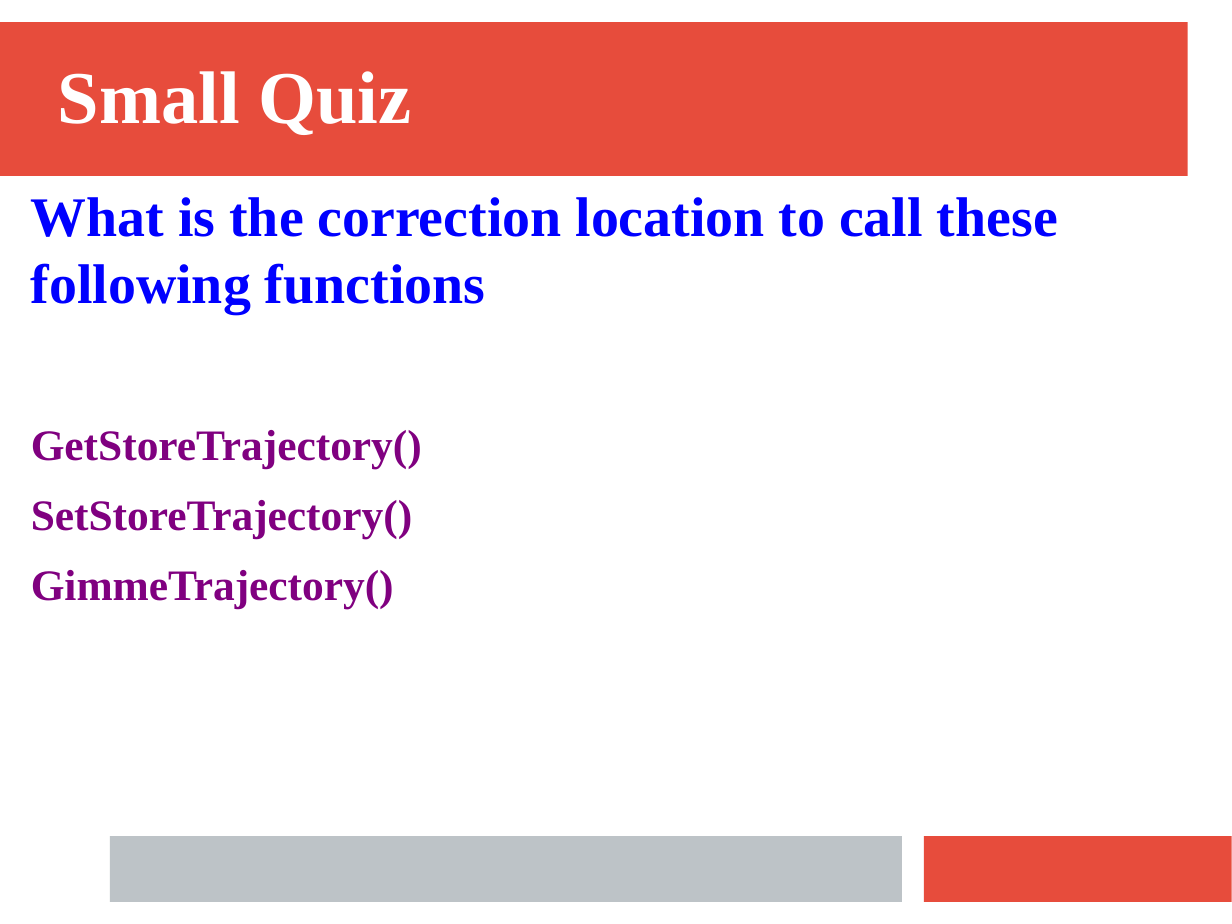
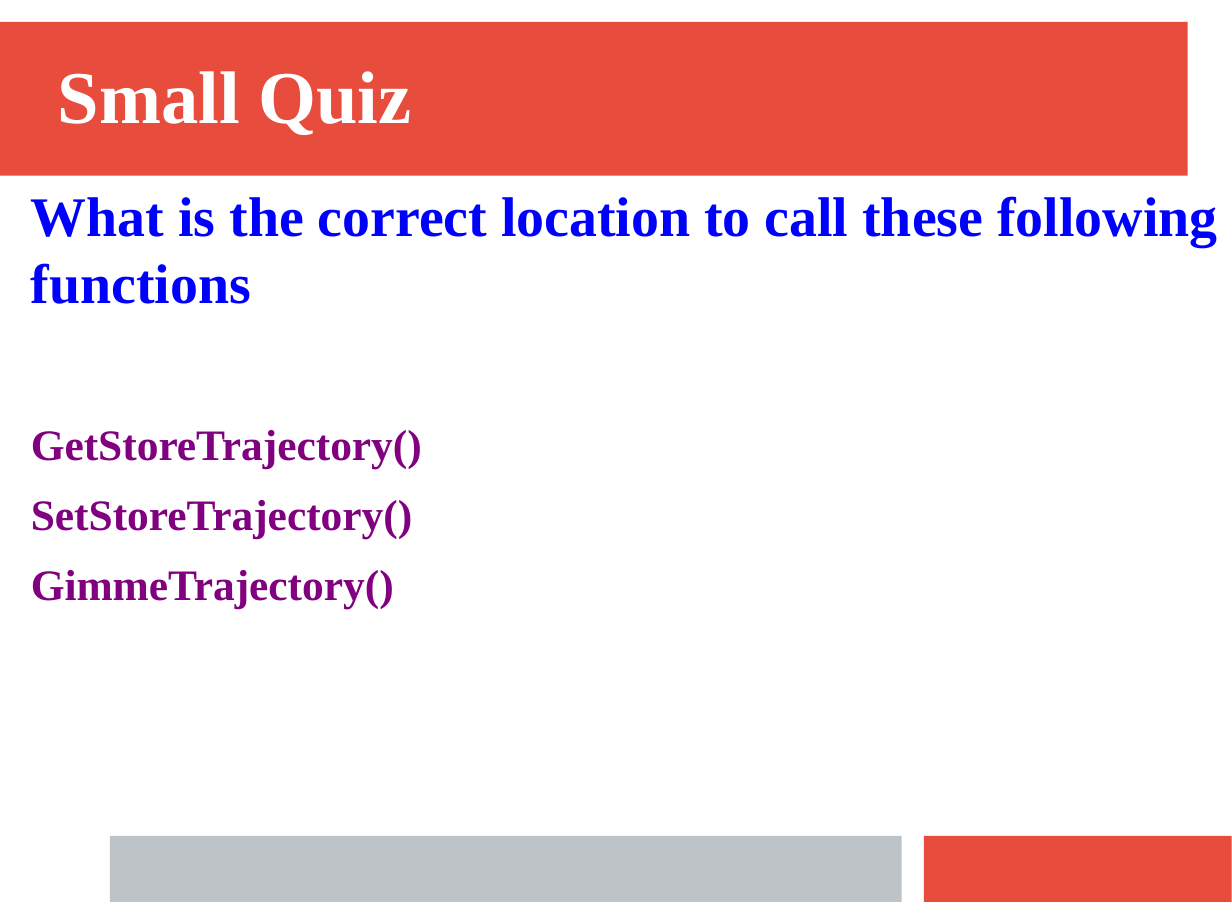
Before and after one commit to rsehgal/G4Simulations, a slide deck: slide 18 of Presentations/Tracking.pptx (slide 16 before the commit). Drawn at 1232x924 pixels with LibreOffice and Linux fonts; fonts in the diff are those of the drawing. Boxes give left, top, right and bottom in pixels: in the first picture for what was removed or moved away, otherwise in the second. Text is boxed around its words. In the diff, an @@ line names an element or a change of style, - is before the commit and + after.

```diff
--- a/Presentations/Tracking.pptx
+++ b/Presentations/Tracking.pptx
@@ text at box(31, 196, 1217, 304): text changed @@
-What is the correction location to call these following functions
+What is the correct location to call these following functions
```
Also in this commit, not shown: 2 other slides changed, 3 slides added, 2 other files.
